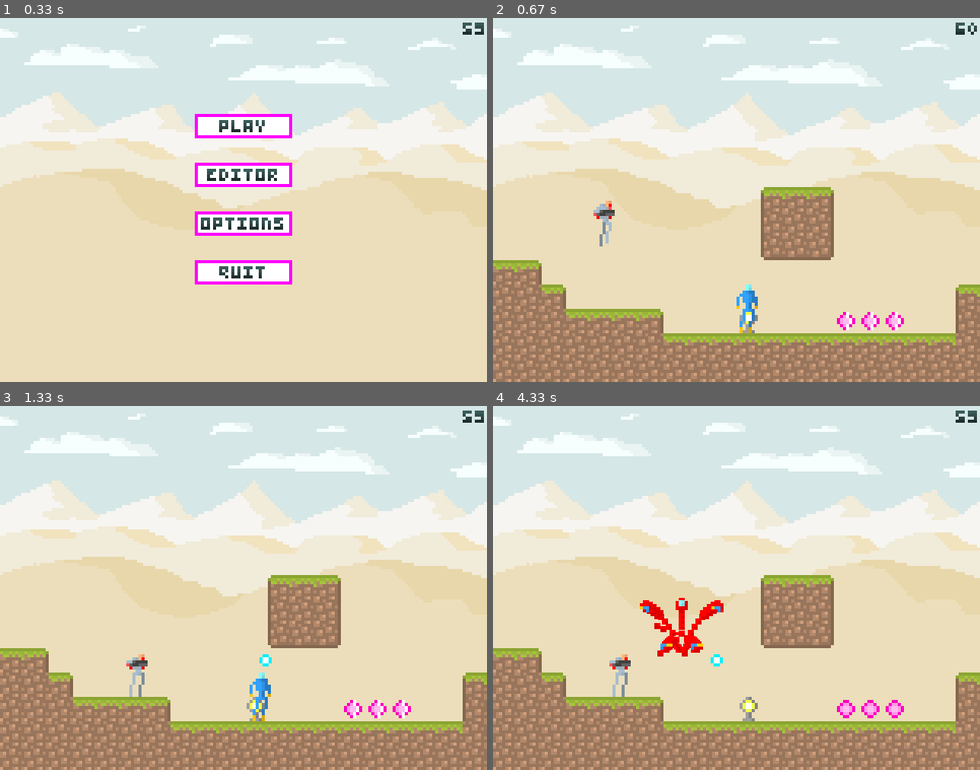
Above: before the commit, frames 1-4 (two rows, left to right).
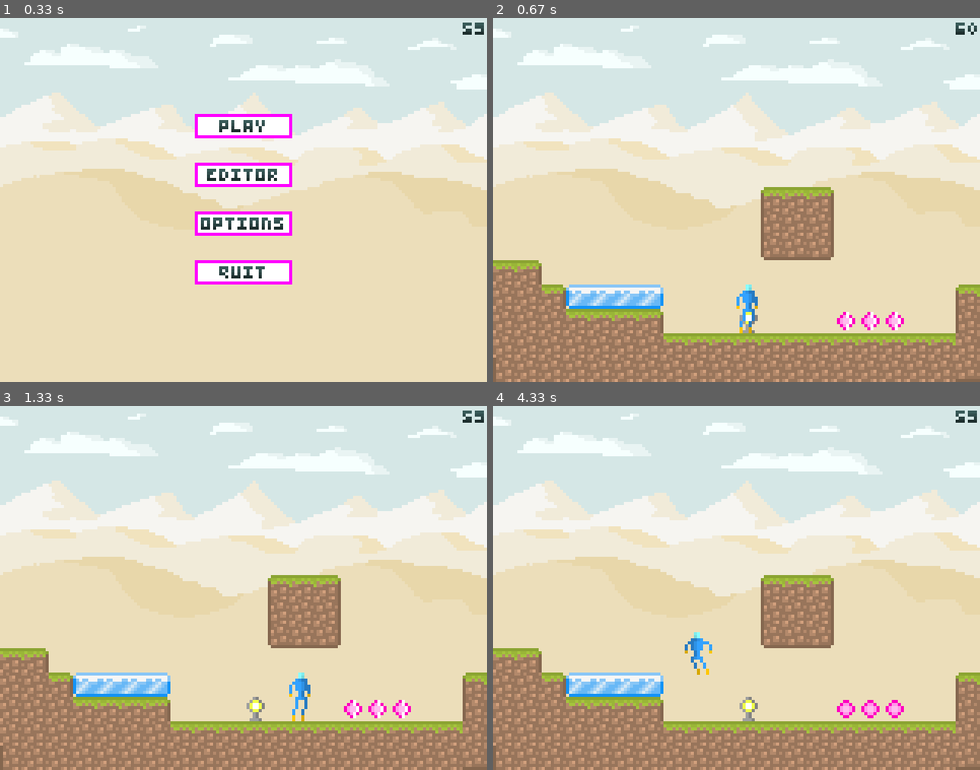
Above: after the commit, the same moments.

Repository: Panurb/explo
Game: pygame game, started from main.py
The game is run twice, just before and just after one commit, with the same random seed, the same clock (stepped at 60 frames per second) and the same inputs.
Inputs (mouse positions are in pixels of both pictures, inside the frame that each line leads up to):
- Up to frame 1 (0.33 s): no input
- Up to frame 2 (0.67 s): click (736, 127) at 0.38 s
- Up to frame 3 (1.33 s): hold A 0.67-1.13 s; hold Right 0.67-1.13 s; move the mouse to (224, 602) at 0.7 s; tap F at 1.17 s
- Up to frame 4 (4.33 s): hold Right 1.5-1.97 s; hold D 1.5-1.97 s; move the mouse to (785, 668) at 1.53 s; hold Right 2.5-2.97 s; hold D 2.5-2.97 s; hold Left 3-3.53 s; hold A 3-3.53 s; move the mouse to (794, 620) at 3.03 s; hold Down 3.57-3.87 s; hold S 3.57-3.87 s; move the mouse to (746, 464) at 3.6 s; hold Left 3.9-4.3 s; hold A 3.9-4.3 s; move the mouse to (561, 577) at 3.93 s

Frame 1 is identical in both runs. In frame 2, 1.6% of the frame differs, in the area x 0-100%, y 50-100%; in frame 3, 2.1%; in frame 4, 2.7%, in the area x 0-100%, y 52-100%.

Commit message:
Small stuff

Diff:
--- a/data/lvl/level.txt
+++ b/data/lvl/level.txt
@@ -39,12 +39,12 @@
 --------------------
 --------------------
 --------------------
-----z---------------
+--------------------
 -----------GGG------
 -----------GGG------
 -----------GGG------
 GG------------------
-GGG----------------G
+GGGIIII------------G
 GGGGGGG---C---024--G
 GGGGGGGGGGGGGGGGGGGG
 GGGGGGGGGGGGGGGGGGGG
@@ -143,8 +143,8 @@
 G-------------------
 GG------------------
 GG---------------GGG
-GG----------GG---GGG
-GGG------GGGG---GGG-
+GG---------------GGG
+GGG------GGGG----GG-
 GGGGGGGGGGGGGGGGGGGG
 GGGGGGGGGGGGGGGGGGGG
 GGGGGGGGGGGGGGGGGGGG
--- a/level.py
+++ b/level.py
@@ -65,6 +65,7 @@
             for s in room.spikes:
                 tilemap[s.rect.y // helpers.TILE_SIZE][s.rect.x // helpers.TILE_SIZE] = '*'
             for e in room.enemies:
+                y = e.rect.y // helpers.TILE_SIZE
                 char = ''
                 if type(e) is enemy.Crawler:
                     char = 'c'
@@ -72,7 +73,8 @@
                     char = 'f'
                 elif type(e) is enemy.Zombie:
                     char = 'z'
-                tilemap[e.rect.y // helpers.TILE_SIZE][e.rect.x // helpers.TILE_SIZE] = char
+                    y += 1
+                tilemap[y][e.rect.x // helpers.TILE_SIZE] = char
             for c in room.checkpoints:
                 tilemap[c.rect.y // helpers.TILE_SIZE][c.rect.x // helpers.TILE_SIZE] = 'C'
             for p in room.powerups:
--- a/player.py
+++ b/player.py
@@ -41,14 +41,13 @@
 
         self.speed = {'walk': 0.5 * helpers.SCALE,
                       'run': 1 * helpers.SCALE,
-                      'wall': 0.25 * helpers.SCALE,
                       'ladder': 0.75 * helpers.SCALE,
                       'water': 0.5 * helpers.SCALE}
+        self.speed_wall = 0.25 * helpers.SCALE
         self.acceleration = {'ground': 0.25 * helpers.SCALE,
                              'air': 0.125 * helpers.SCALE}
-        self.friction = {'normal': 0.125 * helpers.SCALE,
-                         'slide': 0.0125 * helpers.SCALE,
-                         'water': 0.125 * helpers.SCALE}
+        self.friction = 0.125 * helpers.SCALE
+        self.friction_water = 0.125 * helpers.SCALE
         self.jump_height = {'normal': -2.25 * helpers.SCALE,
                             'double': -2.5 * helpers.SCALE,
                             'wall': -2.25 * helpers.SCALE}
@@ -131,11 +130,11 @@
             if not self.abilities[Ability.rebreather]:
                 self.die()
             if self.dx > self.speed['water']:
-                self.dx = max(self.speed['water'], self.dx - self.friction['water'])
+                self.dx = max(self.speed['water'], self.dx - self.friction_water)
             elif self.dx < -self.speed['water']:
-                self.dx = min(-self.speed['water'], self.dx + self.friction['water'])
+                self.dx = min(-self.speed['water'], self.dx + self.friction_water)
             if self.dy > self.speed['water']:
-                self.dy = max(self.speed['water'], self.dy - self.friction['water'])
+                self.dy = max(self.speed['water'], self.dy - self.friction_water)
 
     def input(self, input_hand, room):
         self.moving = False
@@ -196,10 +195,11 @@
                 if self.grounded:
                     if self.crouched:
                         self.sprite_body.play('crouch')
-                    elif abs(self.dx) > self.speed['walk']:
-                        self.sprite_body.play('run', self.sprite_body.frame)
-                    elif abs(self.dx) > 0.1 * helpers.SCALE:
-                        self.sprite_body.play('walk')
+                    elif self.moving:
+                        if abs(self.dx) > self.speed['walk']:
+                            self.sprite_body.play('run', self.sprite_body.frame)
+                        elif abs(self.dx) > 0.1 * helpers.SCALE:
+                            self.sprite_body.play('walk')
                     else:
                         self.sprite_body.play('idle')
                 elif self.laddered:
@@ -248,10 +248,11 @@
             if self.grounded:
                 if self.crouched:
                     self.sprite_legs.play('crouch')
-                elif abs(self.dx) > self.speed['walk']:
-                    self.sprite_legs.play('run', self.sprite_body.frame)
-                elif abs(self.dx) > 0.1 * helpers.SCALE:
-                    self.sprite_legs.play('walk', self.sprite_body.frame)
+                elif self.moving:
+                    if abs(self.dx) > self.speed['walk']:
+                        self.sprite_legs.play('run', self.sprite_body.frame)
+                    elif abs(self.dx) > 0.1 * helpers.SCALE:
+                        self.sprite_legs.play('walk', self.sprite_body.frame)
                 else:
                     self.sprite_legs.play('idle')
             elif self.laddered:
@@ -342,14 +343,11 @@
                 self.rect.centery = helpers.HEIGHT - 1 * helpers.SCALE
 
     def apply_friction(self):
-        friction = self.friction['normal']
-
-        if self.grounded:
-            if not self.moving:
-                if self.dx > 0:
-                    self.dx = max(0, self.dx - friction)
-                if self.dx < 0:
-                    self.dx = min(0, self.dx + friction)
+        if self.grounded and not self.moving:
+            if self.dx > 0:
+                self.dx = max(0, self.dx - self.friction)
+            if self.dx < 0:
+                self.dx = min(0, self.dx + self.friction)
 
         if self.laddered:
             if not self.climbing and not self.sliding:
@@ -360,7 +358,7 @@
             if self.walled and self.abilities[Ability.wall_jump]:
                 if not self.sliding:
                     self.dy += helpers.GRAVITY / 2
-                    self.dy = min(self.dy, self.speed['wall'])
+                    self.dy = min(self.dy, self.speed_wall)
                 else:
                     self.dy += helpers.GRAVITY
                     self.dy = min(self.dy, self.fatal_speed)
@@ -372,7 +370,7 @@
     def move(self, speed):
         if not self.laddered:
             if self.grounded:
-                acceleration = self.acceleration['ground']
+                acceleration = 4 * self.friction
             else:
                 acceleration = self.acceleration['air']
             if speed > 0:
@@ -539,6 +537,7 @@
             if self.dy > 0:
                 self.rect.bottom = c.rect.top
                 self.grounded = True
+                self.friction = c.friction
 
             if self.dy < 0:
                 self.rect.top = c.rect.bottom
--- a/tile.py
+++ b/tile.py
@@ -18,10 +18,12 @@
         self.show_frame('idle', self.index)
         self.path = path
         self.destroyed = False
-        self.friction = 0.1
+        self.friction = 0.125 * helpers.SCALE
+        if self.path == 'ice':
+            self.friction = 0.01 * helpers.SCALE
 
     def update(self, room):
-        up = right = down = left = '0'
+        up = right = down = left = 0
         for w in room.walls:
             if self.path != 'spike':
                 if w.path != self.path:
@@ -29,26 +31,26 @@
 
             if w.rect.x == self.rect.x:
                 if w.rect.y == self.rect.y - helpers.TILE_SIZE:
-                    up = '1'
+                    up = 1
                 if w.rect.y == self.rect.y + helpers.TILE_SIZE:
-                    down = '1'
+                    down = 1
 
             if w.rect.y == self.rect.y:
                 if w.rect.x == self.rect.x + helpers.TILE_SIZE:
-                    right = '1'
+                    right = 1
                 if w.rect.x == self.rect.x - helpers.TILE_SIZE:
-                    left = '1'
+                    left = 1
 
         if self.rect.y - helpers.TILE_SIZE < 0:
-            up = '1'
-        if self.rect.x + helpers.TILE_SIZE >= helpers.WIDTH:
-            right = '1'
-        if self.rect.y + helpers.TILE_SIZE >= helpers.HEIGHT:
-            down = '1'
-        if self.rect.x - helpers.TILE_SIZE < 0:
-            left = '1'
+            up = 1
+        elif self.rect.x + helpers.TILE_SIZE >= helpers.WIDTH:
+            right = 1
+        elif self.rect.y + helpers.TILE_SIZE >= helpers.HEIGHT:
+            down = 1
+        elif self.rect.x - helpers.TILE_SIZE < 0:
+            left = 1
 
-        self.index = int(up + right + down + left, 2)
+        self.index = int(str(up) + str(right) + str(down) + str(left), 2)
         self.show_frame('idle', self.index)
 
 
